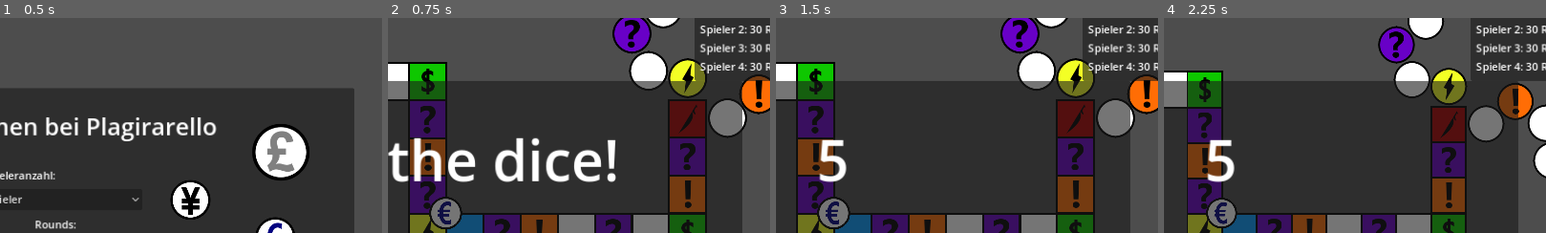
Above: before the commit, frames 1-4 (left to right).
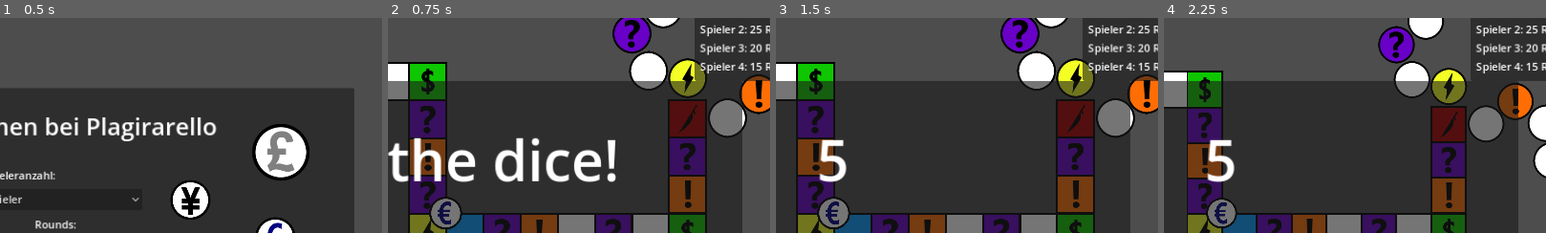
Above: after the commit, the same moments.

Repository: hfxbse/mparty
Game: Godot game, scene res://main/main.tscn
The game is run twice, just before and just after one commit, with the same random seed, the same clock (stepped at 60 frames per second) and the same inputs.
Inputs (mouse positions are % of the whole screen's width and height, from its top left):
- Up to frame 1 (0.5 s): no input
- Up to frame 2 (0.75 s): click "Start" at 0.5 s
- Up to frame 3 (1.5 s): click "ok" at 1.25 s
- Up to frame 4 (2.25 s): click (3, 95) at 2 s
The pictures show only the part of the screen within x 42-92%, y 5-55%; the shares and areas given below are measured in that part.

Frame 1 is identical in both runs. In frame 2, 0.1% of the frame differs, in the area x 94-98%, y 3-25%; in frame 3, 0.1%; in frame 4, 0.1%.

Commit message:
Fix winner order

Diff:
--- a/main/main.gd
+++ b/main/main.gd
@@ -66,8 +66,11 @@
 			await player_turn(player)
 
 	State.players.sort_custom(func(player1, player2):
-			return player1.riesen + player1.patente < player2.riesen + player2.patente
+			return player1.riesen + player1.patente > player2.riesen + player2.patente
 	)
+
+	for player in State.players:
+		print(player.riesen + player.patente)
 
 	var podium = preload("res://podium/podium.tscn").instantiate()
 	add_child(podium)
@@ -94,7 +97,7 @@
 
 		player.current_location = start
 		player.global_position = start.global_position
-		player.riesen = 30
+		player.riesen = 30 - i * 5
 		player.patente = 0
 		player.update.connect(_on_update)
 		player.sprite.texture = sprites[i]
